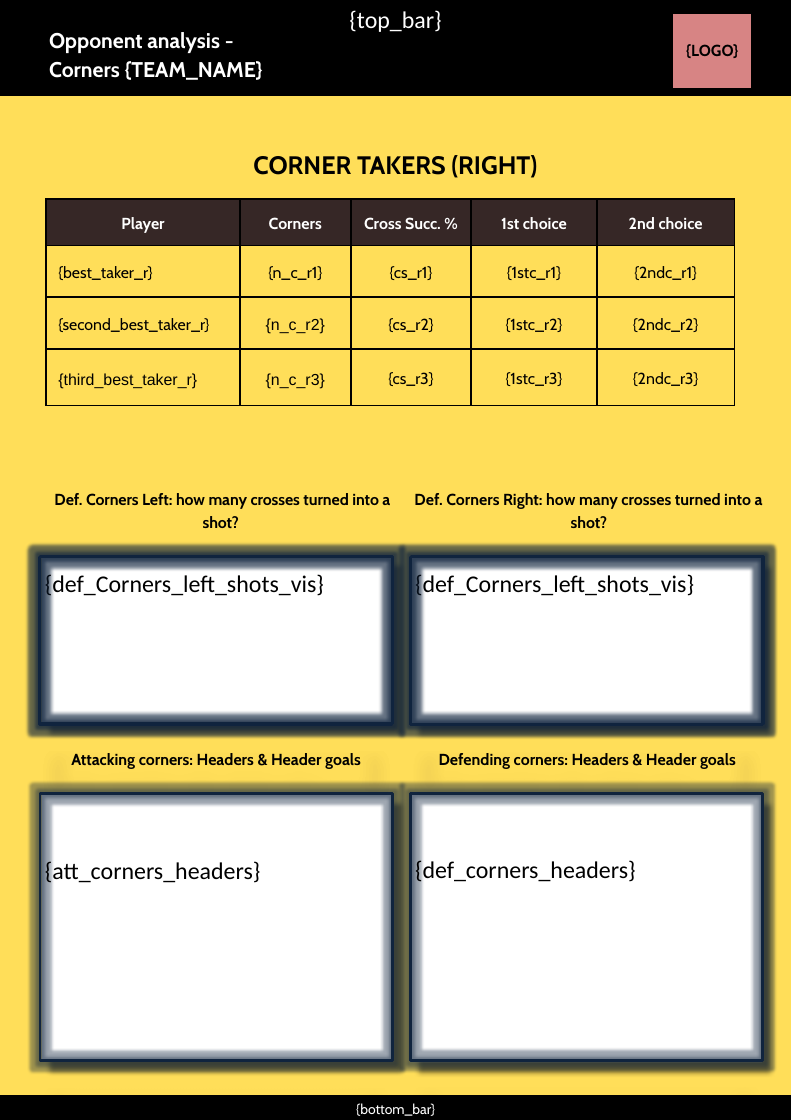
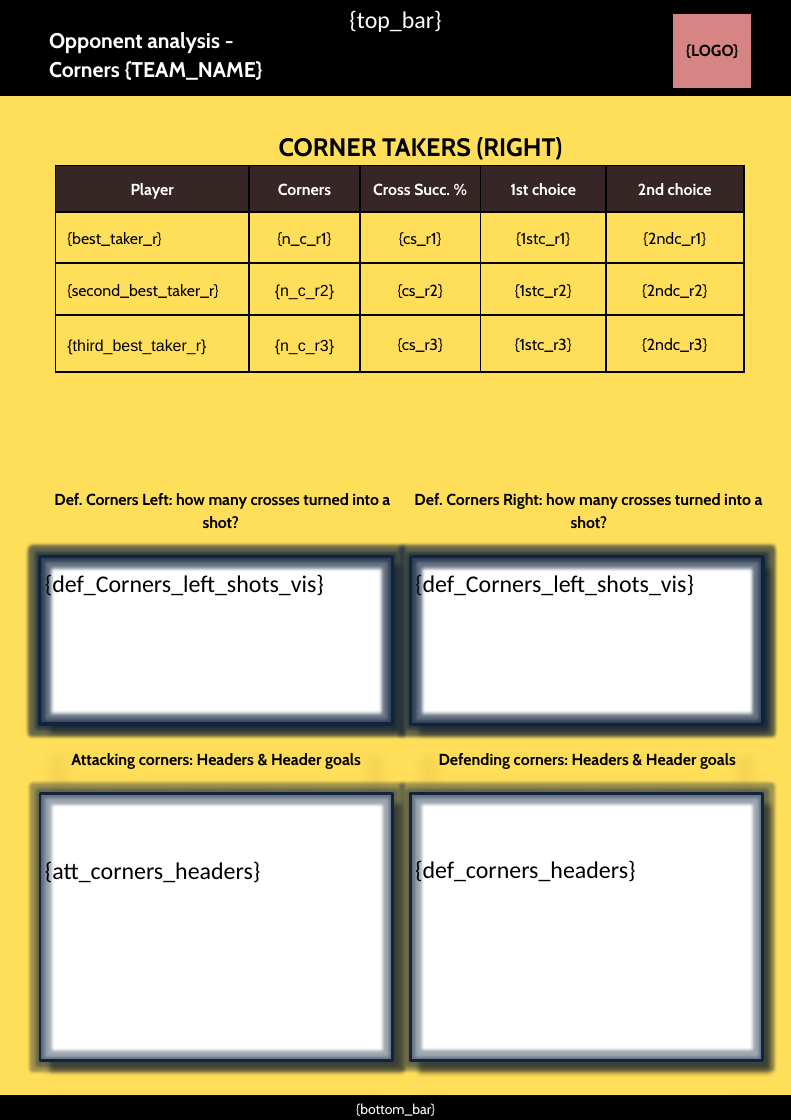
Before and after one commit to RoelandKramer/opp_analysis2, a slide deck: slide 2 of template_opp_analysis.pptx. Drawn at 791x1120 pixels with LibreOffice and Linux fonts; fonts in the diff are those of the drawing. Boxes give left, top, right and bottom in pixels: in the first picture for what was removed or moved away, otherwise in the second. Text is boxed around its words. In the diff, an @@ line names an element or a change of style, - is before the commit and + after.

```diff
--- a/template_opp_analysis.pptx
+++ b/template_opp_analysis.pptx
@@ text "CORNER TAKERS (RIGHT)": place and size @@
-text "CORNER TAKERS (RIGHT)" at [253, 155, 537, 178]
+text "CORNER TAKERS (RIGHT)" at [279, 137, 563, 160]
@@ table: place and size @@
-table at [46, 199, 734, 427]
+table at [56, 166, 744, 394]
```
Also in this commit, not shown: 1 other slide changed.
